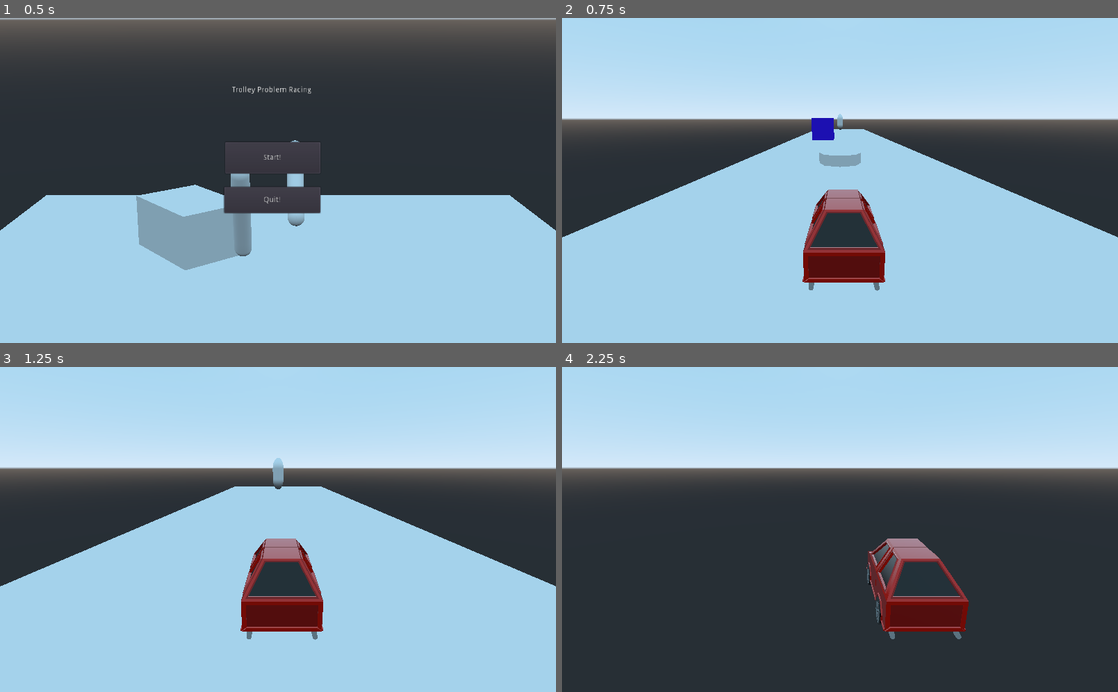
Above: before the commit, frames 1-4 (two rows, left to right).
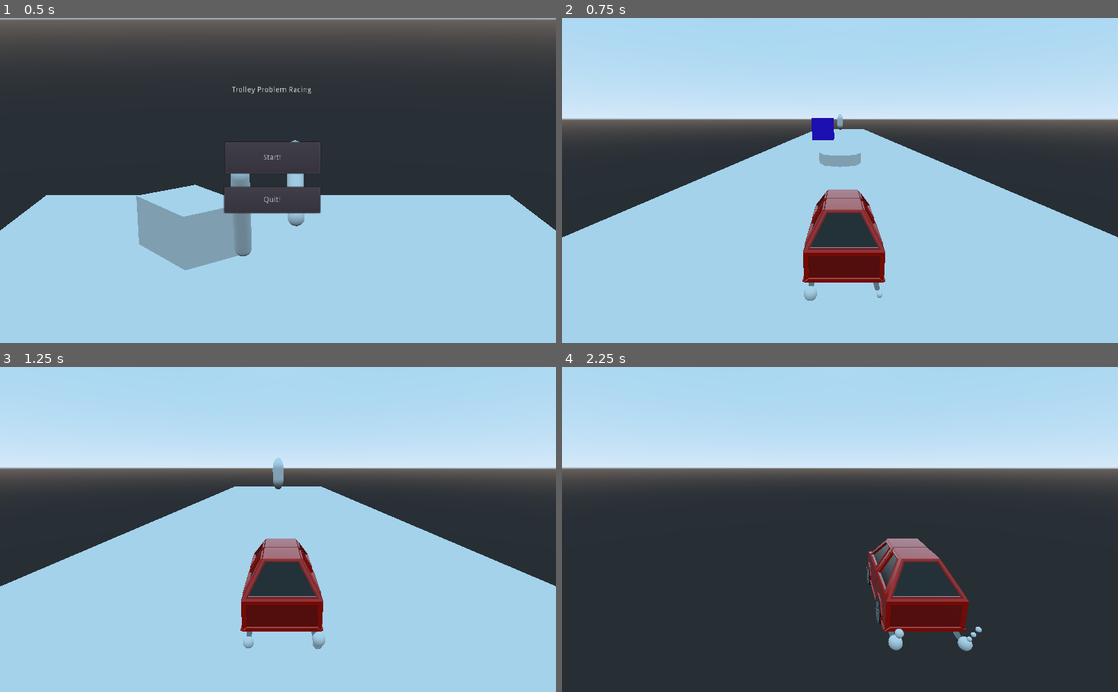
Above: after the commit, the same moments.

Repository: vtlanglois/c220gamejam
Game: Godot game, scene res://Menu/StartMenu.tscn
Two runs of this game, one before a commit and one after it. Both use one fixed random seed, a clock stepped at 60 frames per second and the inputs below.
Inputs:
- Up to frame 1 (0.5 s): no input
- Up to frame 2 (0.75 s): click "Start!" at 0.5 s
- Up to frame 3 (1.25 s): no input
- Up to frame 4 (2.25 s): hold D (right) 1.28-2.03 s; hold A (left) from 2.03 s (still down)

Frame 1 is identical in both runs. In frame 2, less than 0.1% of the frame differs, in the area x 43-58%, y 82-87%; in frame 3, 0.1%; in frame 4, 0.3%, in the area x 58-76%, y 79-88%.

Commit message:
added car exhaust

Diff:
--- a/Car/Car.tscn
+++ b/Car/Car.tscn
@@ -1,9 +1,40 @@
-[gd_scene load_steps=4 format=2]
+[gd_scene load_steps=12 format=2]
 
 [ext_resource path="res://Car/Car.gd" type="Script" id=1]
 [ext_resource path="res://Assets/Car/CarModelr.tscn" type="PackedScene" id=2]
 
 [sub_resource type="BoxShape" id=1]
+
+[sub_resource type="Curve" id=2]
+min_value = -360.0
+max_value = 360.0
+_data = [ Vector2( 0, -360 ), 0.0, 0.0, 0, 0, Vector2( 1, 360 ), 0.0, 0.0, 0, 0 ]
+
+[sub_resource type="CurveTexture" id=3]
+curve = SubResource( 2 )
+
+[sub_resource type="Curve" id=4]
+max_value = 2.0
+_data = [ Vector2( 0, 0 ), 0.0, 0.0, 0, 0, Vector2( 0.247104, 2 ), 0.0, 0.0, 0, 0, Vector2( 1, 0 ), 0.0, 0.0, 0, 0 ]
+
+[sub_resource type="CurveTexture" id=5]
+curve = SubResource( 4 )
+
+[sub_resource type="Curve" id=6]
+_data = [ Vector2( 0, 0 ), 0.0, 0.0, 0, 0, Vector2( 0.339768, 1 ), 0.0, 0.0, 0, 0, Vector2( 1, 0 ), 0.0, 0.0, 0, 0 ]
+
+[sub_resource type="CurveTexture" id=7]
+curve = SubResource( 6 )
+
+[sub_resource type="ParticlesMaterial" id=8]
+lifetime_randomness = 0.79
+trail_size_modifier = SubResource( 7 )
+gravity = Vector3( 0, 1.807, 0 )
+angle_curve = SubResource( 3 )
+scale = 0.04
+scale_curve = SubResource( 5 )
+
+[sub_resource type="SphereMesh" id=9]
 
 [node name="Car" type="Spatial"]
 script = ExtResource( 1 )
@@ -21,3 +52,13 @@
 
 [node name="CollisionShape" type="CollisionShape" parent="KinematicBody"]
 shape = SubResource( 1 )
+
+[node name="Particles" type="Particles" parent="."]
+transform = Transform( 1, 0, 0, 0, 0.8781, -0.478477, 0, 0.478477, 0.8781, 0.394622, -0.44011, 0.947626 )
+process_material = SubResource( 8 )
+draw_pass_1 = SubResource( 9 )
+
+[node name="Particles2" type="Particles" parent="."]
+transform = Transform( 1, 0, 0, 0, 0.8781, -0.478477, 0, 0.478477, 0.8781, -0.379296, -0.44011, 0.928189 )
+process_material = SubResource( 8 )
+draw_pass_1 = SubResource( 9 )
--- a/Game.tscn
+++ b/Game.tscn
@@ -5,7 +5,6 @@
 [ext_resource path="res://Wrench/Wrench.tscn" type="PackedScene" id=3]
 [ext_resource path="res://People/Sidewalk/sWalker1/sWalker1.tscn" type="PackedScene" id=4]
 [ext_resource path="res://PauseMenu/Menu.tscn" type="PackedScene" id=5]
-
 
 [node name="Game" type="Spatial"]
 transform = Transform( 1, -0.000545902, 0.000136479, 0.000545829, 1, 0.000522631, -0.000136767, -0.000522556, 1, 0.00310898, 0.014291, -0.00719976 )
@@ -25,6 +24,7 @@
 
 [node name="Wrench" parent="." instance=ExtResource( 3 )]
 transform = Transform( 1, 3.37188e-10, -8.73115e-11, -1.05516e-11, 1, 0, 0, 3.49246e-10, 1, -1.60256, 1.13505, -21.3915 )
+
 [node name="Menu" parent="." instance=ExtResource( 5 )]
 pause_mode = 2
 visible = false
